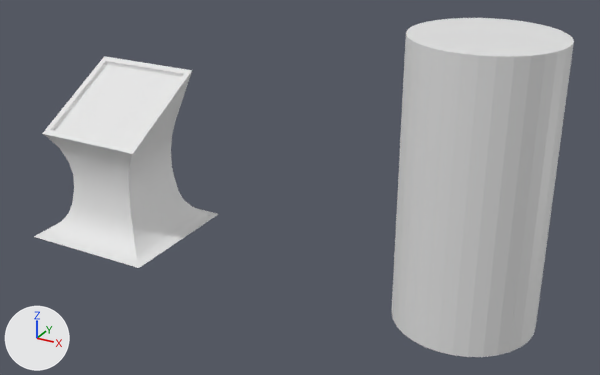
One commit to the Blender file Dev/Models/HomeScene/panel.blend: the scene before it, then after it.
The view is the same before and after, from a 50 mm camera at (4.42, -4.96, 3.19) aimed at (1.69, -0.01, 0.72). The lights are fixed; the arrows at lower left show +X, +Y and +Z.
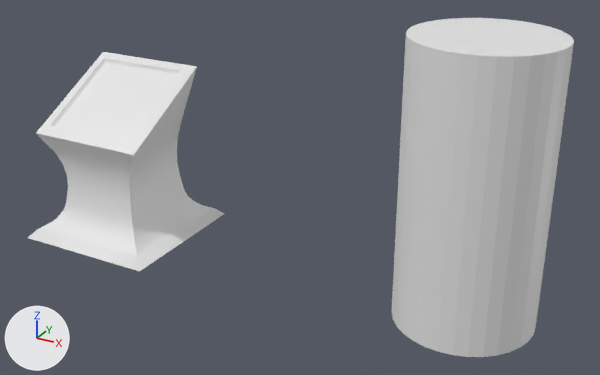
Edits to the bpy script that builds the scene:
```text
Change ob_plane:
    add _m = ob_plane.modifiers.new('Solidify', 'SOLIDIFY')
    add _m.thickness = 0.05
    add _m.offset = 1.0
    add _m.material_offset = 2
    add _m.material_offset_rim = 2
    add _m.use_flip_normals = True
```

Pixel boxes (x1, y1, x2, y2) of what changed, in the pictures (600 x 375 px):
'Plane', modifiers changed (6% wider): before (34, 56, 218, 268); after (28, 52, 224, 272)
